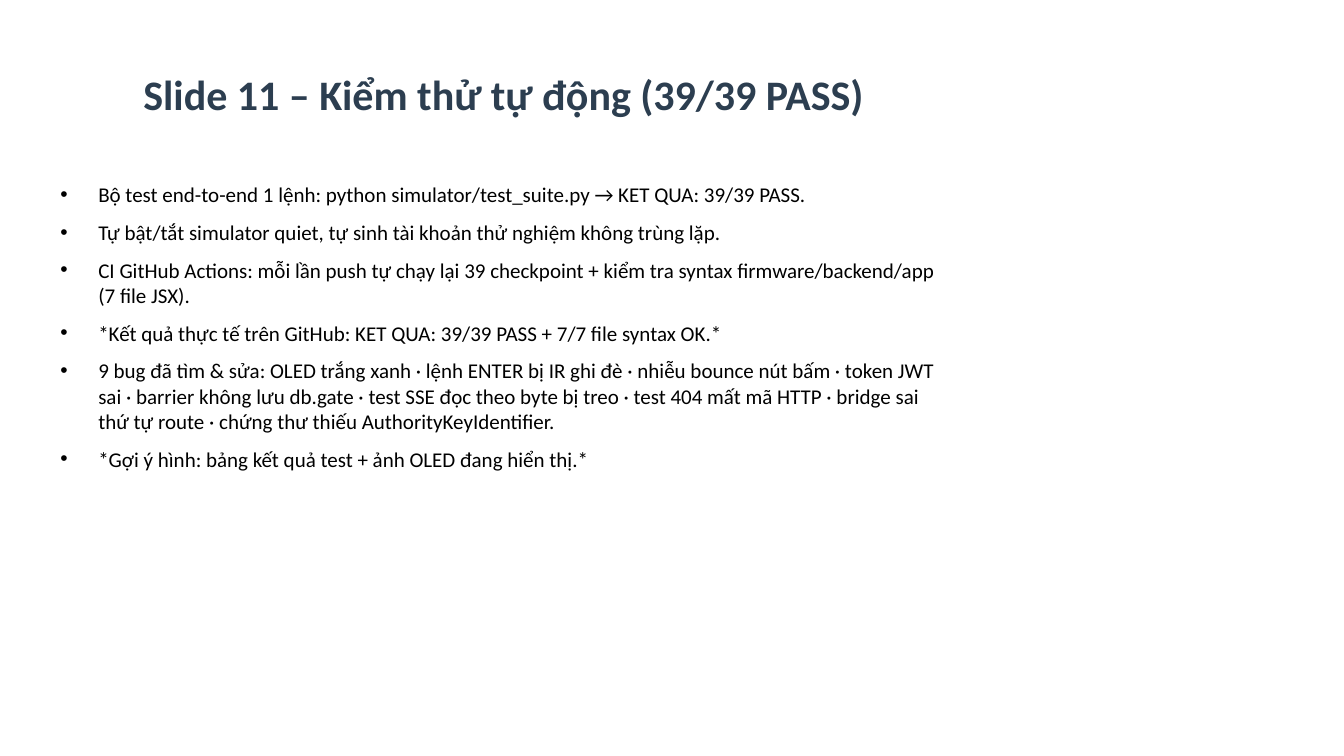
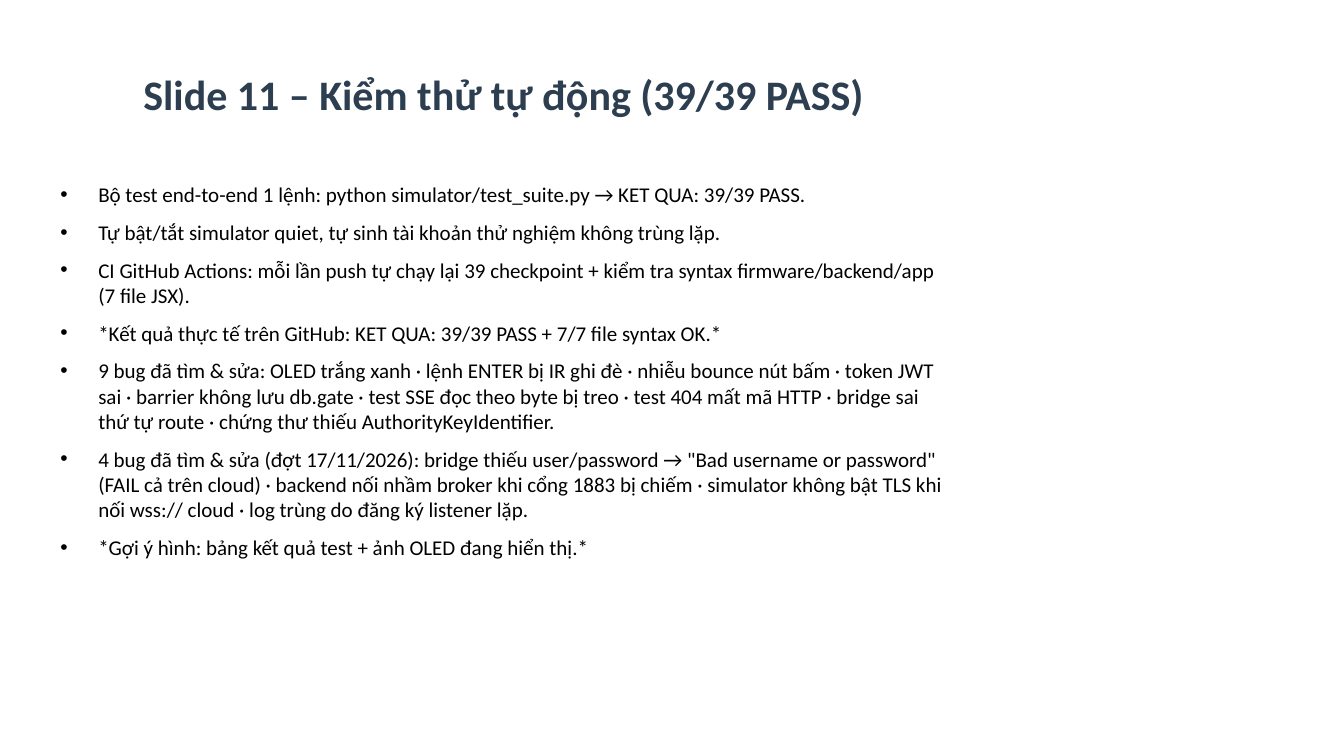
Before and after one commit to Phong220205/smart-parking-ltdd2, a slide deck: slide 14 of docs/Slide_ThuyetTrinh.pptx. Drawn at 1344x756 pixels with LibreOffice and Linux fonts; fonts in the diff are those of the drawing. Boxes give left, top, right and bottom in pixels: in the first picture for what was removed or moved away, otherwise in the second. Text is boxed around its words. In the diff, an @@ line names an element or a change of style, - is before the commit and + after.

```diff
--- a/docs/Slide_ThuyetTrinh.pptx
+++ b/docs/Slide_ThuyetTrinh.pptx
@@ text at (98,451,941,521): paragraph added @@
+• 4 bug đã tìm & sửa (đợt 17/11/2026): bridge thiếu user/password → "Bad username or password" (FAIL cả trên cloud) · backend nối nhầm broker khi cổng 1883 bị chiếm · simulator không bật TLS khi nối wss:// cloud · log trùng do đăng ký listener lặp.
```
Also in this commit, not shown: 1 other slide changed, 13 other files.
